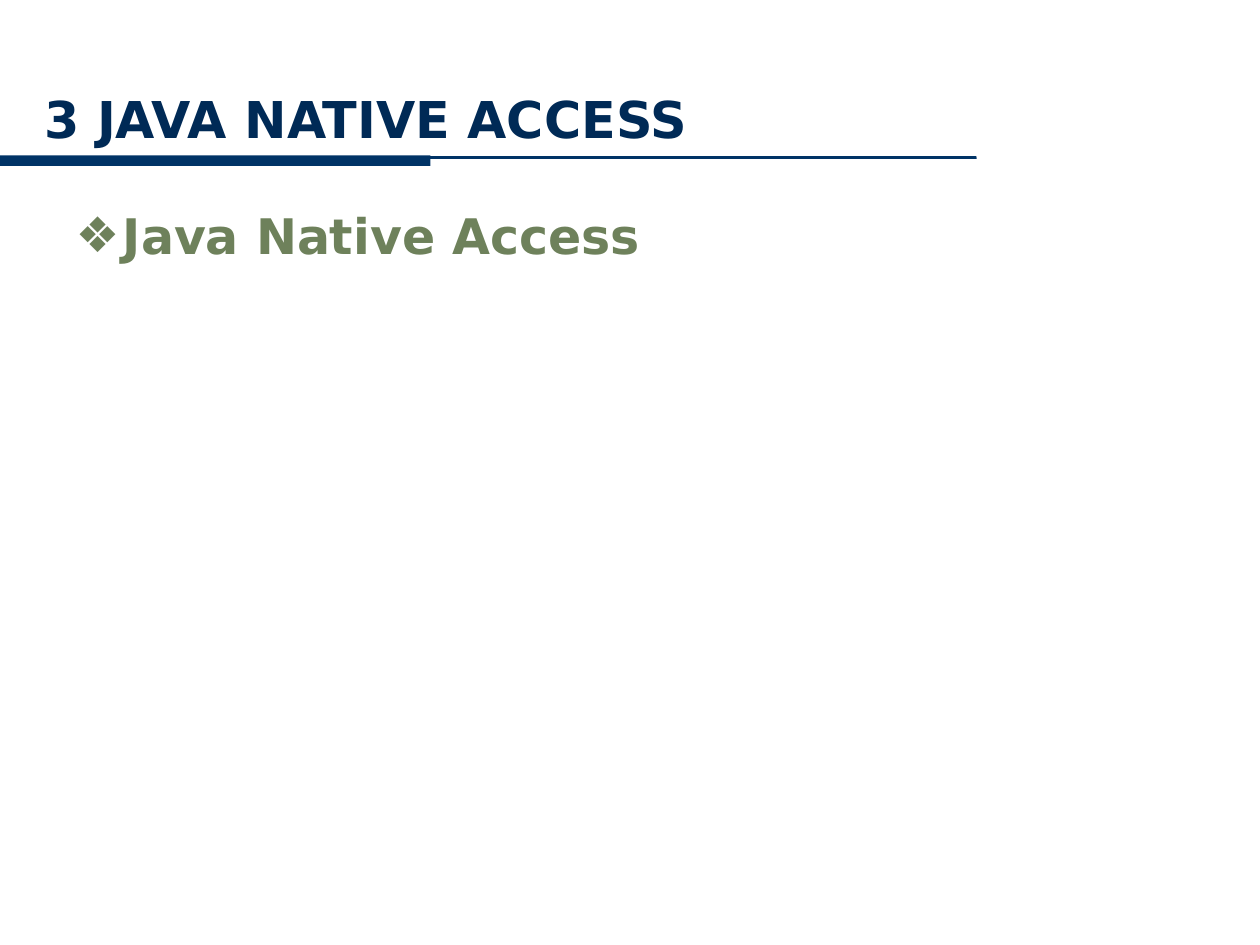
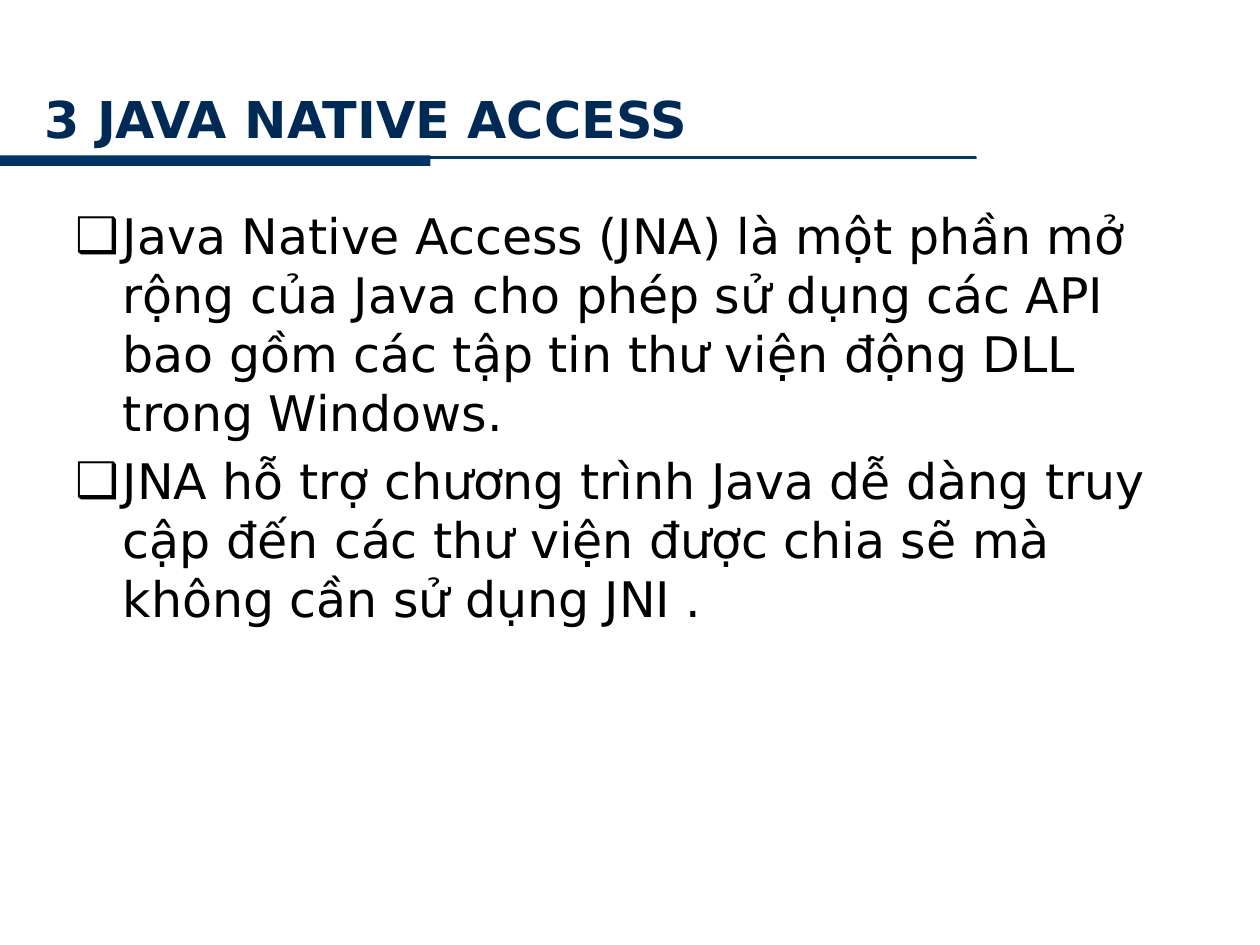
Before and after one commit to minhkhanh/UofS-Java, a slide deck: slide 21 of Seminar_JNI/Slide_00.pptx (slide 15 before the commit). Drawn at 1260x945 pixels with LibreOffice and Linux fonts; fonts in the diff are those of the drawing; background and template pictures are left out. Boxes give left, top, right and bottom in pixels: in the first picture for what was removed or moved away, otherwise in the second. Text is boxed around its words. In the diff, an @@ line names an element or a change of style, - is before the commit and + after.

```diff
--- a/Seminar_JNI/Slide_00.pptx
+++ b/Seminar_JNI/Slide_00.pptx
@@ text at <box>123,214,1144,628</box>: text changed; text colour #6E815B to #000000; bold off @@
-❖ Java Native Access
+❑ Java Native Access (JNA) là một phần mở rộng của Java cho phép sử dụng các API bao gồm các tập tin thư viện động DLL trong Windows.
+❑ JNA hỗ trợ chương trình Java dễ dàng truy cập đến các thư viện được chia sẽ mà không cần sử dụng JNI .
```
Also in this commit, not shown: 9 other slides changed, 7 slides added.
